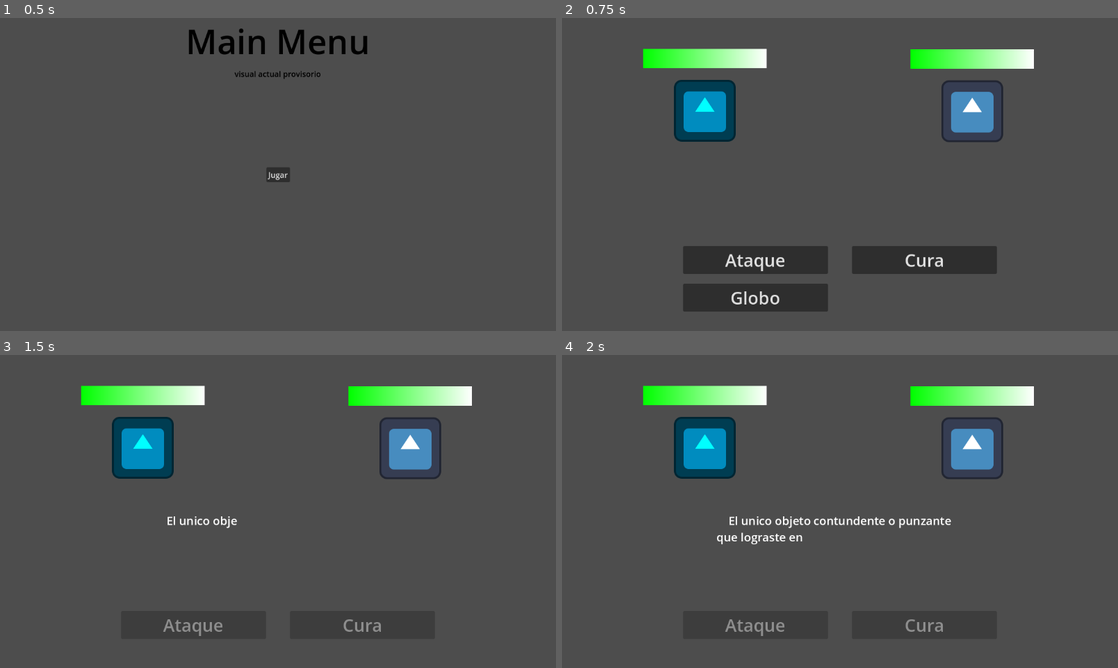
Above: before the commit, frames 1-4 (two rows, left to right).
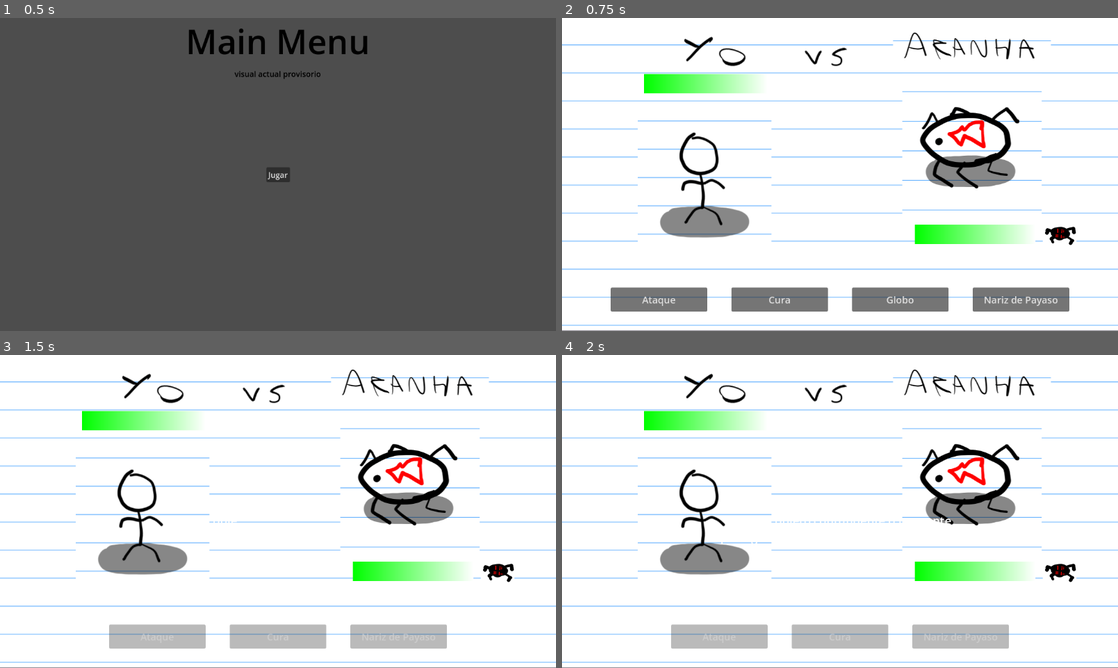
Above: after the commit, the same moments.

Repository: t0m45DEV/skidaddle-skidoodle
Game: Godot game, scene res://Menus/main_menu.tscn
Two runs of this game, one before a commit and one after it. Both use one fixed random seed, a clock stepped at 60 frames per second and the inputs below. The engine's default icon, where the game draws it, is replaced by a stand-in: a white triangle on a blue panel in a dark square.
Inputs:
- Up to frame 1 (0.5 s): no input
- Up to frame 2 (0.75 s): click "Jugar" at 0.5 s
- Up to frame 3 (1.5 s): click "Globo" at 1.25 s
- Up to frame 4 (2 s): no input

Frame 1 is identical in both runs. In frame 2, 99% of the frame differs, in the area x 0-100%, y 0-100%; in frame 3, 99%; in frame 4, 99%.

Commit message:
Lo hizo Tomi este commit

Diff:
--- a/project/doodler/Enemies/67.tres
+++ b/project/doodler/Enemies/67.tres
@@ -1,6 +1,7 @@
-[gd_resource type="Resource" script_class="Enemy_Data" load_steps=6 format=3 uid="uid://cl62kk0pgkak5"]
+[gd_resource type="Resource" script_class="Enemy_Data" load_steps=7 format=3 uid="uid://cl62kk0pgkak5"]
 
 [ext_resource type="Script" uid="uid://1b3b510wll5g" path="res://Resources/objects_data.gd" id="1_1ruyi"]
+[ext_resource type="Resource" uid="uid://liia7t6vqlwv" path="res://Objects/ataque_normal.tres" id="2_8fn6a"]
 [ext_resource type="Script" uid="uid://b6si3q6ywg50d" path="res://Resources/enemy_data.gd" id="2_bjc2v"]
 [ext_resource type="Texture2D" uid="uid://bvnd1cfl7qtep" path="res://Sprites/icon-67.png" id="2_voxmj"]
 [ext_resource type="Texture2D" uid="uid://ov1w1tn2iifp" path="res://Sprites/tag-67.png" id="4_8fn6a"]
@@ -10,6 +11,7 @@
 script = ExtResource("2_bjc2v")
 max_HP = 6
 strength = 7
+abilities = Array[ExtResource("1_1ruyi")]([ExtResource("2_8fn6a")])
 texture = ExtResource("5_ghyqk")
 tag = ExtResource("4_8fn6a")
 icon = ExtResource("2_voxmj")
--- a/project/doodler/Enemies/acuaman.tres
+++ b/project/doodler/Enemies/acuaman.tres
@@ -1,15 +1,18 @@
-[gd_resource type="Resource" script_class="Enemy_Data" load_steps=6 format=3 uid="uid://c5ep451xrlq8y"]
+[gd_resource type="Resource" script_class="Enemy_Data" load_steps=8 format=3 uid="uid://c5ep451xrlq8y"]
 
 [ext_resource type="Script" uid="uid://1b3b510wll5g" path="res://Resources/objects_data.gd" id="1_o4okc"]
+[ext_resource type="Resource" uid="uid://liia7t6vqlwv" path="res://Objects/ataque_normal.tres" id="2_78ffo"]
 [ext_resource type="Texture2D" uid="uid://cb1221mktpl56" path="res://Sprites/icon-acuaman.png" id="2_ljwgo"]
 [ext_resource type="Script" uid="uid://b6si3q6ywg50d" path="res://Resources/enemy_data.gd" id="2_ruxcw"]
+[ext_resource type="Resource" uid="uid://bo2sj8we75bym" path="res://Objects/cura_normal.tres" id="3_a6egx"]
 [ext_resource type="Texture2D" uid="uid://dhtc1qu5a5nqg" path="res://Sprites/tag-acuaman.png" id="4_0dsjc"]
 [ext_resource type="Texture2D" uid="uid://3ietl7eovngp" path="res://Sprites/enemy-acuaman.png" id="5_78ffo"]
 
 [resource]
 script = ExtResource("2_ruxcw")
 max_HP = 20
-strength = 2
+strength = 4
+abilities = Array[ExtResource("1_o4okc")]([ExtResource("2_78ffo"), ExtResource("3_a6egx")])
 texture = ExtResource("5_78ffo")
 tag = ExtResource("4_0dsjc")
 icon = ExtResource("2_ljwgo")
--- a/project/doodler/Enemies/biltm.tres
+++ b/project/doodler/Enemies/biltm.tres
@@ -1,8 +1,10 @@
-[gd_resource type="Resource" script_class="Enemy_Data" load_steps=6 format=3 uid="uid://63c4gkqur1bw"]
+[gd_resource type="Resource" script_class="Enemy_Data" load_steps=8 format=3 uid="uid://63c4gkqur1bw"]
 
 [ext_resource type="Script" uid="uid://1b3b510wll5g" path="res://Resources/objects_data.gd" id="1_4bhin"]
 [ext_resource type="Script" uid="uid://b6si3q6ywg50d" path="res://Resources/enemy_data.gd" id="2_7h3l4"]
 [ext_resource type="Texture2D" uid="uid://bnrugravwdtfo" path="res://Sprites/icon-biltm.png" id="2_iydom"]
+[ext_resource type="Resource" uid="uid://liia7t6vqlwv" path="res://Objects/ataque_normal.tres" id="2_r1icy"]
+[ext_resource type="Resource" uid="uid://bo2sj8we75bym" path="res://Objects/cura_normal.tres" id="3_cbnxo"]
 [ext_resource type="Texture2D" uid="uid://dyl7ib8v5oreb" path="res://Sprites/tag-biltm.png" id="4_86ny3"]
 [ext_resource type="Texture2D" uid="uid://gd2yobdywcq5" path="res://Sprites/enemy-biltm.png" id="5_r1icy"]
 
@@ -10,6 +12,7 @@
 script = ExtResource("2_7h3l4")
 max_HP = 13
 strength = 3
+abilities = Array[ExtResource("1_4bhin")]([ExtResource("2_r1icy"), ExtResource("3_cbnxo")])
 texture = ExtResource("5_r1icy")
 tag = ExtResource("4_86ny3")
 icon = ExtResource("2_iydom")
--- a/project/doodler/Enemies/boblin.tres
+++ b/project/doodler/Enemies/boblin.tres
@@ -1,8 +1,10 @@
-[gd_resource type="Resource" script_class="Enemy_Data" load_steps=6 format=3 uid="uid://b05eb7j8nws1v"]
+[gd_resource type="Resource" script_class="Enemy_Data" load_steps=8 format=3 uid="uid://b05eb7j8nws1v"]
 
 [ext_resource type="Script" uid="uid://1b3b510wll5g" path="res://Resources/objects_data.gd" id="1_7h7tw"]
 [ext_resource type="Script" uid="uid://b6si3q6ywg50d" path="res://Resources/enemy_data.gd" id="2_46rvb"]
+[ext_resource type="Resource" uid="uid://liia7t6vqlwv" path="res://Objects/ataque_normal.tres" id="2_hywyo"]
 [ext_resource type="Texture2D" uid="uid://dnk5jpxxomnq6" path="res://Sprites/icon-boblin.png" id="2_qi7mt"]
+[ext_resource type="Resource" uid="uid://bo2sj8we75bym" path="res://Objects/cura_normal.tres" id="3_ig4o5"]
 [ext_resource type="Texture2D" uid="uid://dg4sgksyfx5us" path="res://Sprites/tag-boblin.png" id="4_ng28h"]
 [ext_resource type="Texture2D" uid="uid://btkst6p74copf" path="res://Sprites/enemy-boblin.png" id="5_hywyo"]
 
@@ -10,6 +12,7 @@
 script = ExtResource("2_46rvb")
 max_HP = 12
 strength = 6
+abilities = Array[ExtResource("1_7h7tw")]([ExtResource("2_hywyo"), ExtResource("3_ig4o5")])
 texture = ExtResource("5_hywyo")
 tag = ExtResource("4_ng28h")
 icon = ExtResource("2_qi7mt")
--- a/project/doodler/Enemies/cofre.tres
+++ b/project/doodler/Enemies/cofre.tres
@@ -8,6 +8,7 @@
 
 [resource]
 script = ExtResource("2_k8rwi")
+max_HP = 10
 texture = ExtResource("5_f5sue")
 tag = ExtResource("4_l5olb")
 icon = ExtResource("2_rgrl8")
--- a/project/doodler/Enemies/demoño.tres
+++ b/project/doodler/Enemies/demoño.tres
@@ -1,13 +1,18 @@
-[gd_resource type="Resource" script_class="Enemy_Data" load_steps=6 format=3 uid="uid://bxcktss5a15ji"]
+[gd_resource type="Resource" script_class="Enemy_Data" load_steps=8 format=3 uid="uid://bxcktss5a15ji"]
 
 [ext_resource type="Script" uid="uid://1b3b510wll5g" path="res://Resources/objects_data.gd" id="1_0xik7"]
 [ext_resource type="Script" uid="uid://b6si3q6ywg50d" path="res://Resources/enemy_data.gd" id="2_3hehk"]
+[ext_resource type="Resource" uid="uid://liia7t6vqlwv" path="res://Objects/ataque_normal.tres" id="2_hnrv5"]
 [ext_resource type="Texture2D" uid="uid://bs707hc4xfvi2" path="res://Sprites/icon-demoño.png" id="2_prxec"]
+[ext_resource type="Resource" uid="uid://bo2sj8we75bym" path="res://Objects/cura_normal.tres" id="3_55fvd"]
 [ext_resource type="Texture2D" uid="uid://bmbo58dtke3j5" path="res://Sprites/tag-demoño.png" id="4_fmq5b"]
 [ext_resource type="Texture2D" uid="uid://hw74wvsv5ath" path="res://Sprites/enemy-demoño.png" id="5_hnrv5"]
 
 [resource]
 script = ExtResource("2_3hehk")
+max_HP = 6
+strength = 6
+abilities = Array[ExtResource("1_0xik7")]([ExtResource("2_hnrv5"), ExtResource("3_55fvd")])
 texture = ExtResource("5_hnrv5")
 tag = ExtResource("4_fmq5b")
 icon = ExtResource("2_prxec")
--- a/project/doodler/Enemies/hataud.tres
+++ b/project/doodler/Enemies/hataud.tres
@@ -8,6 +8,7 @@
 
 [resource]
 script = ExtResource("2_214po")
+max_HP = 15
 texture = ExtResource("5_1ctyv")
 tag = ExtResource("4_l2f8k")
 icon = ExtResource("2_e75os")
--- a/project/doodler/Enemies/labubu.tres
+++ b/project/doodler/Enemies/labubu.tres
@@ -1,13 +1,18 @@
-[gd_resource type="Resource" script_class="Enemy_Data" load_steps=6 format=3 uid="uid://cw0h3hxt6fnli"]
+[gd_resource type="Resource" script_class="Enemy_Data" load_steps=8 format=3 uid="uid://cw0h3hxt6fnli"]
 
 [ext_resource type="Script" uid="uid://1b3b510wll5g" path="res://Resources/objects_data.gd" id="1_436d2"]
+[ext_resource type="Resource" uid="uid://liia7t6vqlwv" path="res://Objects/ataque_normal.tres" id="2_73xkr"]
 [ext_resource type="Script" uid="uid://b6si3q6ywg50d" path="res://Resources/enemy_data.gd" id="2_sbrxk"]
 [ext_resource type="Texture2D" uid="uid://b23qbgxtqsntm" path="res://Sprites/icon-labubu.png" id="2_v1l0b"]
+[ext_resource type="Resource" uid="uid://bo2sj8we75bym" path="res://Objects/cura_normal.tres" id="3_wjbjg"]
 [ext_resource type="Texture2D" uid="uid://cyp0b2frekc4m" path="res://Sprites/tag-labubu.png" id="4_mtsr0"]
 [ext_resource type="Texture2D" uid="uid://bxfk2rxj6nwn2" path="res://Sprites/enemy-labubu.png" id="5_73xkr"]
 
 [resource]
 script = ExtResource("2_sbrxk")
+max_HP = 20
+strength = 10
+abilities = Array[ExtResource("1_436d2")]([ExtResource("2_73xkr"), ExtResource("3_wjbjg")])
 texture = ExtResource("5_73xkr")
 tag = ExtResource("4_mtsr0")
 icon = ExtResource("2_v1l0b")
--- a/project/doodler/Enemies/magordito.tres
+++ b/project/doodler/Enemies/magordito.tres
@@ -1,13 +1,18 @@
-[gd_resource type="Resource" script_class="Enemy_Data" load_steps=6 format=3 uid="uid://dtjdkkx8f6h60"]
+[gd_resource type="Resource" script_class="Enemy_Data" load_steps=8 format=3 uid="uid://dtjdkkx8f6h60"]
 
 [ext_resource type="Script" uid="uid://1b3b510wll5g" path="res://Resources/objects_data.gd" id="1_2j15g"]
 [ext_resource type="Texture2D" uid="uid://4ysi7she4r4l" path="res://Sprites/icon-maguito.png" id="2_touik"]
+[ext_resource type="Resource" uid="uid://liia7t6vqlwv" path="res://Objects/ataque_normal.tres" id="2_vk150"]
+[ext_resource type="Resource" uid="uid://bo2sj8we75bym" path="res://Objects/cura_normal.tres" id="3_e6yse"]
 [ext_resource type="Script" uid="uid://b6si3q6ywg50d" path="res://Resources/enemy_data.gd" id="3_vk150"]
 [ext_resource type="Texture2D" uid="uid://bjmiqt1il68x6" path="res://Sprites/tag-magordito.png" id="4_e6yse"]
 [ext_resource type="Texture2D" uid="uid://413k266l35yw" path="res://Sprites/enemy-magordito.png" id="5_5dx3s"]
 
 [resource]
 script = ExtResource("3_vk150")
+max_HP = 30
+strength = 3
+abilities = Array[ExtResource("1_2j15g")]([ExtResource("2_vk150"), ExtResource("3_e6yse")])
 texture = ExtResource("5_5dx3s")
 tag = ExtResource("4_e6yse")
 icon = ExtResource("2_touik")
--- a/project/doodler/Enemies/oy.tres
+++ b/project/doodler/Enemies/oy.tres
@@ -1,13 +1,20 @@
-[gd_resource type="Resource" script_class="Enemy_Data" load_steps=6 format=3 uid="uid://cqfk7sngmi5tm"]
+[gd_resource type="Resource" script_class="Enemy_Data" load_steps=10 format=3 uid="uid://cqfk7sngmi5tm"]
 
 [ext_resource type="Script" uid="uid://1b3b510wll5g" path="res://Resources/objects_data.gd" id="1_naxe6"]
 [ext_resource type="Script" uid="uid://b6si3q6ywg50d" path="res://Resources/enemy_data.gd" id="2_4xogh"]
 [ext_resource type="Texture2D" uid="uid://cebvk60co1bgn" path="res://Sprites/icon-oy.png" id="2_kyqm8"]
+[ext_resource type="Resource" uid="uid://liia7t6vqlwv" path="res://Objects/ataque_normal.tres" id="2_my67t"]
+[ext_resource type="Resource" uid="uid://bo2sj8we75bym" path="res://Objects/cura_normal.tres" id="3_ohvhu"]
+[ext_resource type="Resource" uid="uid://bqhvmd6c1ehr0" path="res://Objects/globo.tres" id="4_cokj7"]
 [ext_resource type="Texture2D" uid="uid://ccrlc7q0mg1rp" path="res://Sprites/tag-oy.png" id="4_wr7v3"]
+[ext_resource type="Resource" uid="uid://c4ww61pdy11uh" path="res://Objects/nariz_payaso.tres" id="5_ctac4"]
 [ext_resource type="Texture2D" uid="uid://bp25poutfhaqk" path="res://Sprites/enemy-oy.png" id="5_pijg8"]
 
 [resource]
 script = ExtResource("2_4xogh")
+max_HP = 40
+strength = 20
+abilities = Array[ExtResource("1_naxe6")]([ExtResource("2_my67t"), ExtResource("3_ohvhu"), ExtResource("4_cokj7"), ExtResource("5_ctac4")])
 texture = ExtResource("5_pijg8")
 tag = ExtResource("4_wr7v3")
 icon = ExtResource("2_kyqm8")
--- a/project/doodler/Enemies/pallaso.tres
+++ b/project/doodler/Enemies/pallaso.tres
@@ -1,13 +1,18 @@
-[gd_resource type="Resource" script_class="Enemy_Data" load_steps=6 format=3 uid="uid://bqiq0w2rtpx77"]
+[gd_resource type="Resource" script_class="Enemy_Data" load_steps=8 format=3 uid="uid://bqiq0w2rtpx77"]
 
 [ext_resource type="Script" uid="uid://1b3b510wll5g" path="res://Resources/objects_data.gd" id="1_5nbay"]
 [ext_resource type="Script" uid="uid://b6si3q6ywg50d" path="res://Resources/enemy_data.gd" id="2_38yfc"]
+[ext_resource type="Resource" uid="uid://liia7t6vqlwv" path="res://Objects/ataque_normal.tres" id="2_lf5i8"]
 [ext_resource type="Texture2D" uid="uid://bfj50vm3ctn4l" path="res://Sprites/icon-pallaso.png" id="2_tiupw"]
+[ext_resource type="Resource" uid="uid://bo2sj8we75bym" path="res://Objects/cura_normal.tres" id="3_deetf"]
 [ext_resource type="Texture2D" uid="uid://djj7vixm1drby" path="res://Sprites/tag-pallaso.png" id="4_1sd6e"]
 [ext_resource type="Texture2D" uid="uid://blc3icr6rie2" path="res://Sprites/enemy-pallaso.png" id="5_lf5i8"]
 
 [resource]
 script = ExtResource("2_38yfc")
+max_HP = 13
+strength = 7
+abilities = Array[ExtResource("1_5nbay")]([ExtResource("2_lf5i8"), ExtResource("3_deetf")])
 texture = ExtResource("5_lf5i8")
 tag = ExtResource("4_1sd6e")
 icon = ExtResource("2_tiupw")
--- a/project/doodler/Enemies/puingino.tres
+++ b/project/doodler/Enemies/puingino.tres
@@ -1,13 +1,18 @@
-[gd_resource type="Resource" script_class="Enemy_Data" load_steps=6 format=3 uid="uid://by4vidmml1c3r"]
+[gd_resource type="Resource" script_class="Enemy_Data" load_steps=8 format=3 uid="uid://by4vidmml1c3r"]
 
 [ext_resource type="Script" uid="uid://1b3b510wll5g" path="res://Resources/objects_data.gd" id="1_nx4k8"]
 [ext_resource type="Texture2D" uid="uid://cjoli2imwd8ed" path="res://Sprites/icon-puingino.png" id="2_3cgo3"]
 [ext_resource type="Script" uid="uid://b6si3q6ywg50d" path="res://Resources/enemy_data.gd" id="2_4ar70"]
+[ext_resource type="Resource" uid="uid://liia7t6vqlwv" path="res://Objects/ataque_normal.tres" id="2_xd7ij"]
+[ext_resource type="Resource" uid="uid://bo2sj8we75bym" path="res://Objects/cura_normal.tres" id="3_5imso"]
 [ext_resource type="Texture2D" uid="uid://d3e5864bnejla" path="res://Sprites/tag-puingino.png" id="4_sbsax"]
 [ext_resource type="Texture2D" uid="uid://coi530lpm10cv" path="res://Sprites/enemy-puingino.png" id="5_xd7ij"]
 
 [resource]
 script = ExtResource("2_4ar70")
+max_HP = 10
+strength = 3
+abilities = Array[ExtResource("1_nx4k8")]([ExtResource("2_xd7ij"), ExtResource("3_5imso")])
 texture = ExtResource("5_xd7ij")
 tag = ExtResource("4_sbsax")
 icon = ExtResource("2_3cgo3")
--- a/project/doodler/Enemies/roberto.tres
+++ b/project/doodler/Enemies/roberto.tres
@@ -1,13 +1,18 @@
-[gd_resource type="Resource" script_class="Enemy_Data" load_steps=6 format=3 uid="uid://drc3ns0ffthje"]
+[gd_resource type="Resource" script_class="Enemy_Data" load_steps=8 format=3 uid="uid://drc3ns0ffthje"]
 
 [ext_resource type="Script" uid="uid://1b3b510wll5g" path="res://Resources/objects_data.gd" id="1_2levd"]
+[ext_resource type="Resource" uid="uid://liia7t6vqlwv" path="res://Objects/ataque_normal.tres" id="2_fsbj6"]
 [ext_resource type="Script" uid="uid://b6si3q6ywg50d" path="res://Resources/enemy_data.gd" id="2_mb4vy"]
 [ext_resource type="Texture2D" uid="uid://bwx6xepo76r80" path="res://Sprites/icon-roberto.png" id="2_u7q23"]
+[ext_resource type="Resource" uid="uid://bo2sj8we75bym" path="res://Objects/cura_normal.tres" id="3_yrgqu"]
 [ext_resource type="Texture2D" uid="uid://cnapswueqpf6x" path="res://Sprites/tag-roberto.png" id="4_yaycj"]
 [ext_resource type="Texture2D" uid="uid://d1y7cnaevbupv" path="res://Sprites/enemy-roberto.png" id="5_fsbj6"]
 
 [resource]
 script = ExtResource("2_mb4vy")
+max_HP = 25
+strength = 5
+abilities = Array[ExtResource("1_2levd")]([ExtResource("2_fsbj6"), ExtResource("3_yrgqu")])
 texture = ExtResource("5_fsbj6")
 tag = ExtResource("4_yaycj")
 icon = ExtResource("2_u7q23")
--- a/project/doodler/Enemies/trex.tres
+++ b/project/doodler/Enemies/trex.tres
@@ -1,15 +1,18 @@
-[gd_resource type="Resource" script_class="Enemy_Data" load_steps=6 format=3 uid="uid://busmmpwkdj2s6"]
+[gd_resource type="Resource" script_class="Enemy_Data" load_steps=8 format=3 uid="uid://busmmpwkdj2s6"]
 
 [ext_resource type="Script" uid="uid://1b3b510wll5g" path="res://Resources/objects_data.gd" id="1_bi2eq"]
+[ext_resource type="Resource" uid="uid://liia7t6vqlwv" path="res://Objects/ataque_normal.tres" id="2_0tmai"]
 [ext_resource type="Script" uid="uid://b6si3q6ywg50d" path="res://Resources/enemy_data.gd" id="2_h66bo"]
 [ext_resource type="Texture2D" uid="uid://bivvrild8qc1n" path="res://Sprites/icon-trex.png" id="2_t8280"]
+[ext_resource type="Resource" uid="uid://bo2sj8we75bym" path="res://Objects/cura_normal.tres" id="3_omcte"]
 [ext_resource type="Texture2D" uid="uid://eji3vbxtjfyq" path="res://Sprites/tag-trex.png" id="4_61tk6"]
 [ext_resource type="Texture2D" uid="uid://b33qgqkfb6cge" path="res://Sprites/enemy-trex.png" id="5_jouve"]
 
 [resource]
 script = ExtResource("2_h66bo")
-max_HP = 20
-strength = 4
+max_HP = 36
+strength = 6
+abilities = Array[ExtResource("1_bi2eq")]([ExtResource("2_0tmai"), ExtResource("3_omcte")])
 texture = ExtResource("5_jouve")
 tag = ExtResource("4_61tk6")
 icon = ExtResource("2_t8280")
--- a/project/doodler/Globals/inventory.gd
+++ b/project/doodler/Globals/inventory.gd
@@ -1,7 +1,8 @@
 extends Node
 
 var inventoryArray : Array[Object_Data] = [
-	ResourceLoader.load("res://Objects/globo.tres")
+	ResourceLoader.load("res://Objects/globo.tres"),
+	ResourceLoader.load("res://Objects/nariz_payaso.tres")
 ]
 
 func empty_inventory() -> void:
--- a/project/doodler/Scenes/action_button.tscn
+++ b/project/doodler/Scenes/action_button.tscn
@@ -3,7 +3,7 @@
 [ext_resource type="Script" uid="uid://k0udwwwl58c" path="res://Scenes/button.gd" id="1_k8n73"]
 
 [node name="Button" type="Button"]
-custom_minimum_size = Vector2(300, 50)
+custom_minimum_size = Vector2(200, 50)
 anchors_preset = -1
 anchor_right = 0.26000002
 anchor_bottom = 0.083000004
--- a/project/doodler/Scenes/combat.gd
+++ b/project/doodler/Scenes/combat.gd
@@ -5,8 +5,8 @@
 
 @onready var attack_button   : action_button = $UI/MarginContainer/VBoxContainer/HBoxContainer/ButtonAttack
 @onready var heal_button     : action_button = $UI/MarginContainer/VBoxContainer/HBoxContainer/ButtonHeal
-@onready var special1_button : action_button = $UI/MarginContainer/VBoxContainer/HBoxContainer2/ButtonSpecial1
-@onready var special2_button : action_button = $UI/MarginContainer/VBoxContainer/HBoxContainer2/ButtonSpecial2
+@onready var special1_button : action_button = $UI/MarginContainer/VBoxContainer/HBoxContainer/ButtonSpecial1
+@onready var special2_button : action_button = $UI/MarginContainer/VBoxContainer/HBoxContainer/ButtonSpecial2
 
 @onready var current_effect : RichTextLabel = $UI/CurrentEffectDescription
 @onready var animations : AnimationPlayer = $AnimationPlayer
--- a/project/doodler/Scenes/combat.tscn
+++ b/project/doodler/Scenes/combat.tscn
@@ -1,6 +1,7 @@
-[gd_scene load_steps=11 format=3 uid="uid://bejayr1spl6l6"]
+[gd_scene load_steps=12 format=3 uid="uid://bejayr1spl6l6"]
 
 [ext_resource type="Script" uid="uid://cvgvsgdjtrh2j" path="res://Scenes/combat.gd" id="1_ut0kg"]
+[ext_resource type="Texture2D" uid="uid://b7t0av3sjxqrq" path="res://Sprites/fight-screen.png" id="2_3w34b"]
 [ext_resource type="PackedScene" uid="uid://dujo0b6y7kel3" path="res://Scenes/player_sprite_2D.tscn" id="2_ut0kg"]
 [ext_resource type="PackedScene" uid="uid://bvra3ochdfu0w" path="res://Scenes/enemy_sprite_2D.tscn" id="2_yt1oa"]
 [ext_resource type="Theme" uid="uid://de5w4yfr8tf5e" path="res://Style.tres" id="3_ubpar"]
@@ -188,11 +189,17 @@
 [node name="Combat" type="Node2D"]
 script = ExtResource("1_ut0kg")
 
+[node name="FightScreen" type="Sprite2D" parent="."]
+position = Vector2(576.00006, 312)
+scale = Vector2(1.1034483, 1.1428572)
+texture = ExtResource("2_3w34b")
+
 [node name="EnemySprite2D" parent="." instance=ExtResource("2_yt1oa")]
-position = Vector2(850, 193)
+position = Vector2(850, 260)
+enemy = "aranha"
 
 [node name="PlayerSprite2D" parent="." instance=ExtResource("2_ut0kg")]
-position = Vector2(296, 192)
+position = Vector2(296, 330)
 
 [node name="UI" type="Control" parent="."]
 custom_minimum_size = Vector2(1152, 648)
@@ -231,15 +238,11 @@
 layout_mode = 2
 theme = ExtResource("3_ubpar")
 
-[node name="HBoxContainer2" type="HBoxContainer" parent="UI/MarginContainer/VBoxContainer"]
-layout_mode = 2
-theme = ExtResource("3_ubpar")
-
-[node name="ButtonSpecial1" parent="UI/MarginContainer/VBoxContainer/HBoxContainer2" instance=ExtResource("3_ut0kg")]
-layout_mode = 2
-theme = ExtResource("3_ubpar")
-
-[node name="ButtonSpecial2" parent="UI/MarginContainer/VBoxContainer/HBoxContainer2" instance=ExtResource("3_ut0kg")]
+[node name="ButtonSpecial1" parent="UI/MarginContainer/VBoxContainer/HBoxContainer" instance=ExtResource("3_ut0kg")]
+layout_mode = 2
+theme = ExtResource("3_ubpar")
+
+[node name="ButtonSpecial2" parent="UI/MarginContainer/VBoxContainer/HBoxContainer" instance=ExtResource("3_ut0kg")]
 layout_mode = 2
 theme = ExtResource("3_ubpar")
 
@@ -271,6 +274,6 @@
 [connection signal="died" from="PlayerSprite2D" to="." method="_on_player_died"]
 [connection signal="pressed" from="UI/MarginContainer/VBoxContainer/HBoxContainer/ButtonAttack" to="." method="_on_button_attack_pressed"]
 [connection signal="pressed" from="UI/MarginContainer/VBoxContainer/HBoxContainer/ButtonHeal" to="." method="_on_button_heal_pressed"]
-[connection signal="pressed" from="UI/MarginContainer/VBoxContainer/HBoxContainer2/ButtonSpecial1" to="." method="_on_button_special1_pressed"]
-[connection signal="pressed" from="UI/MarginContainer/VBoxContainer/HBoxContainer2/ButtonSpecial2" to="." method="_on_button_special2_pressed"]
+[connection signal="pressed" from="UI/MarginContainer/VBoxContainer/HBoxContainer/ButtonSpecial1" to="." method="_on_button_special1_pressed"]
+[connection signal="pressed" from="UI/MarginContainer/VBoxContainer/HBoxContainer/ButtonSpecial2" to="." method="_on_button_special2_pressed"]
 [connection signal="animation_finished" from="AnimationPlayer" to="." method="_on_animation_player_animation_finished"]
--- a/project/doodler/Scenes/enemy_sprite_2D.gd
+++ b/project/doodler/Scenes/enemy_sprite_2D.gd
@@ -1,9 +1,7 @@
 extends FighterSprite2D
 class_name EnemySprite2D
 
-# Tiene que ser el MISMO NOMBRE que el archivo 'monstruo.tres' en la carpeta 'Enemies'
-const enemies : Array[String] = [
-	"aranha",
+@export_enum("aranha",
 	"boblin",
 	"hataud",
 	"eskeleton",
@@ -20,16 +18,16 @@
 	"roberto",
 	"67",
 	"labubu",
-	"oy"
-]
-
-@export var enemy : String = enemies[0] # Por defecto se autoasigna el primer enemigo
+	"oy") var enemy : String = "boblin" # Por defecto se autoasigna el primer enemigo
 
 func _ready() -> void:
 	# Si hay alguien a quien cargar, buscamos sus estadisticas
 	if enemy != "":
 		var data : Enemy_Data = ResourceLoader.load("res://Enemies/" + enemy + ".tres")
 
+		$Control/Icon.set_texture(data.icon)
+		$Tag.set_texture(data.tag)
+		self.set_texture(data.texture)
 		self.maxHP = data.max_HP
 		self.strength = data.strength
 		self.abilities = []
--- a/project/doodler/Scenes/enemy_sprite_2D.tscn
+++ b/project/doodler/Scenes/enemy_sprite_2D.tscn
@@ -36,10 +36,17 @@
 anchors_preset = 5
 anchor_left = 0.5
 anchor_right = 0.5
-offset_left = -128.0
-offset_right = 128.0
-offset_bottom = 40.0
+offset_left = -200.0
+offset_top = 296.0
+offset_right = 50.0
+offset_bottom = 336.0
 grow_horizontal = 2
 nine_patch_stretch = true
 texture_under = SubResource("GradientTexture1D_g655o")
 texture_progress = SubResource("GradientTexture1D_2kgvx")
+
+[node name="Icon" type="Sprite2D" parent="Control"]
+position = Vector2(120, 320)
+
+[node name="Tag" type="Sprite2D" parent="."]
+position = Vector2(0, -200)
--- a/project/doodler/Scenes/player_sprite_2D.tscn
+++ b/project/doodler/Scenes/player_sprite_2D.tscn
@@ -1,8 +1,15 @@
-[gd_scene load_steps=3 format=3 uid="uid://dujo0b6y7kel3"]
+[gd_scene load_steps=4 format=3 uid="uid://dujo0b6y7kel3"]
 
 [ext_resource type="PackedScene" uid="uid://epkl0lbi5eky" path="res://Scenes/fighter_sprite_2D.tscn" id="1_kwlc3"]
+[ext_resource type="Texture2D" uid="uid://l0pyj7abmnwj" path="res://Sprites/player-default.png" id="2_a1vd8"]
 [ext_resource type="Script" uid="uid://bcjb1rtewlykw" path="res://Scenes/player_sprite_2D.gd" id="2_ccsc7"]
 
 [node name="PlayerSprite2D" instance=ExtResource("1_kwlc3")]
-self_modulate = Color(0, 1, 1, 1)
+texture = ExtResource("2_a1vd8")
 script = ExtResource("2_ccsc7")
+
+[node name="TextureProgressBar" parent="Control" index="0"]
+offset_left = -201.5
+offset_top = -86.0
+offset_right = 54.5
+offset_bottom = -46.0
--- a/project/doodler/Style.tres
+++ b/project/doodler/Style.tres
@@ -2,7 +2,7 @@
 
 [resource]
 Button/constants/icon_max_width = 100
-Button/font_sizes/font_size = 36
+Button/font_sizes/font_size = 20
 HBoxContainer/constants/separation = 50
 Label/colors/font_color = Color(0, 0, 0, 1)
 MarginContainer/constants/margin_bottom = 40
Not shown, added: project/doodler/Sprites/game-logo.png.import
Not shown, added: project/doodler/Sprites/group-logo.png.import
